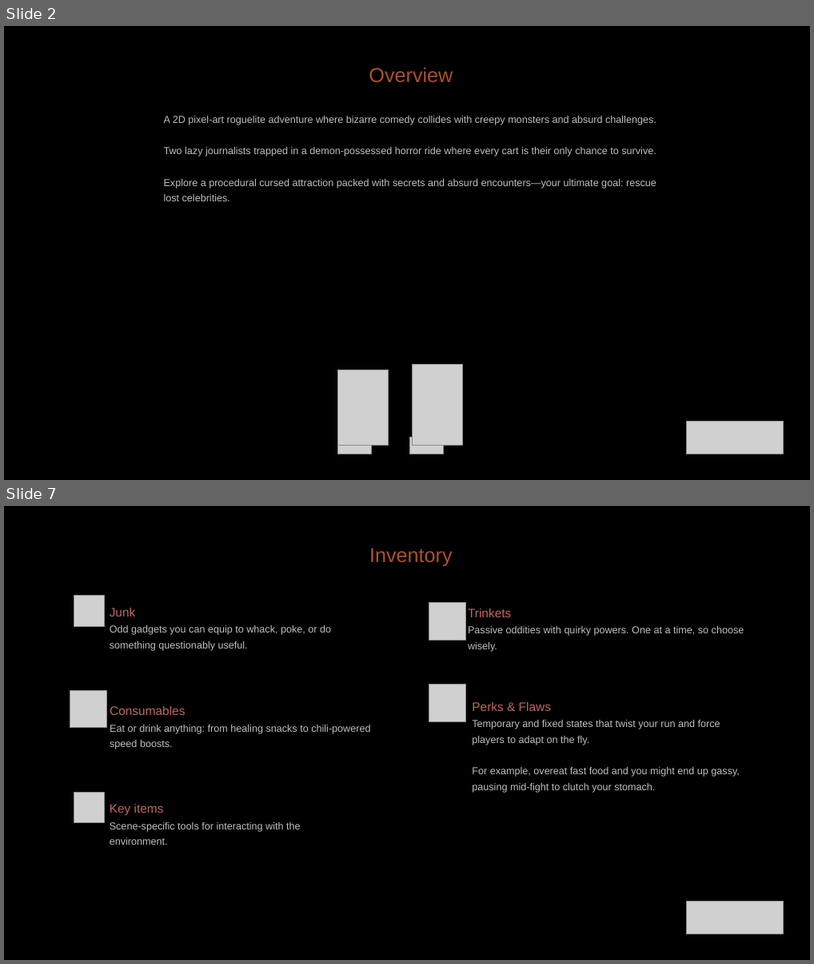
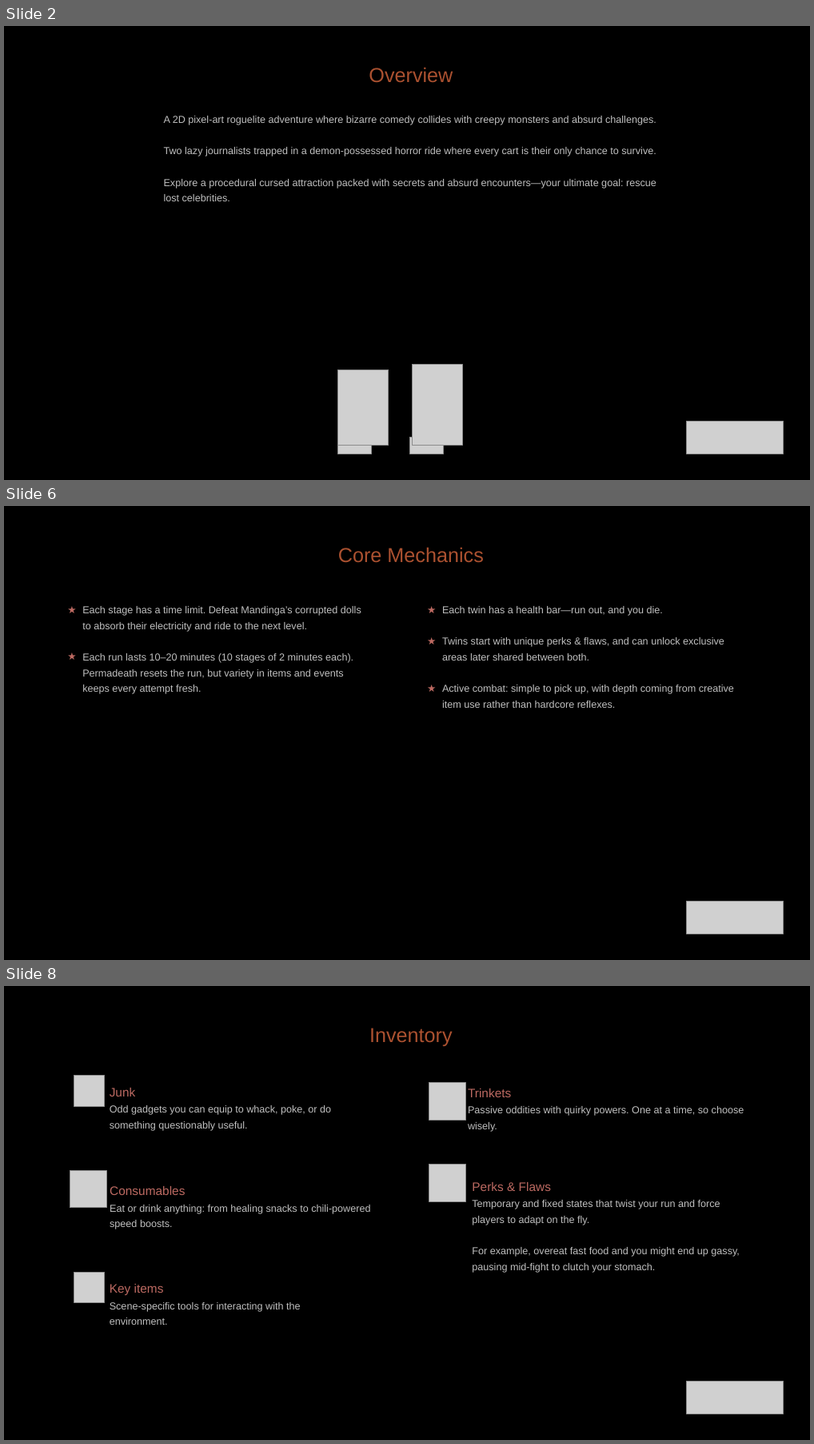
Before and after one commit to diegohcanepa/Remizione, a slide deck: Pitch Deck.pptx. Shown one above the other, each under a label of ours: slides 2 and 7 before the commit, slides 2, 6 and 8 after it; the slides between them are not shown. The pictures are 814x964 and 814x1444 pixels, drawn with LibreOffice and Linux fonts; fonts in the diff are those of the drawing; grey boxes stand for pictures; background and template pictures are left out. Boxes give left, top, right and bottom in pixels: in the first picture for what was removed or moved away, otherwise in the second. Text is boxed around its words. In the diff, an @@ line names an element or a change of style, - is before the commit and + after.

```diff
--- a/Pitch Deck.pptx
+++ b/Pitch Deck.pptx
@@ slide 6 added at <box>4,506,810,960</box>, background picture (left out) @@
@@ text added at <box>338,547,483,562</box>, 18 pt, text #AB5130 @@
+Core Mechanics
@@ subtitle added at <box>82,606,362,694</box>, 9 pt, text #BFBFBF @@
+★ Each stage has a time limit. Defeat Mandinga’s corrupted dolls to absorb their electricity and ride to the next level.
+★ Each run lasts 10–20 minutes (10 stages of 2 minutes each). Permadeath resets the run, but variety in items and events keeps every attempt fresh.
@@ text added at <box>442,606,734,708</box>, 9 pt, text #BFBFBF @@
+★ Each twin has a health bar—run out, and you die.
+★ Twins start with unique perks & flaws, and can unlock exclusive areas later shared between both.
+★ Active combat: simple to pick up, with depth coming from creative item use rather than hardcore reflexes.
@@ picture added at <box>687,900,784,933</box> @@
@@ what was slide 7 is now slide 8 @@
```
Also in this commit, not shown: 10 slides changed.
